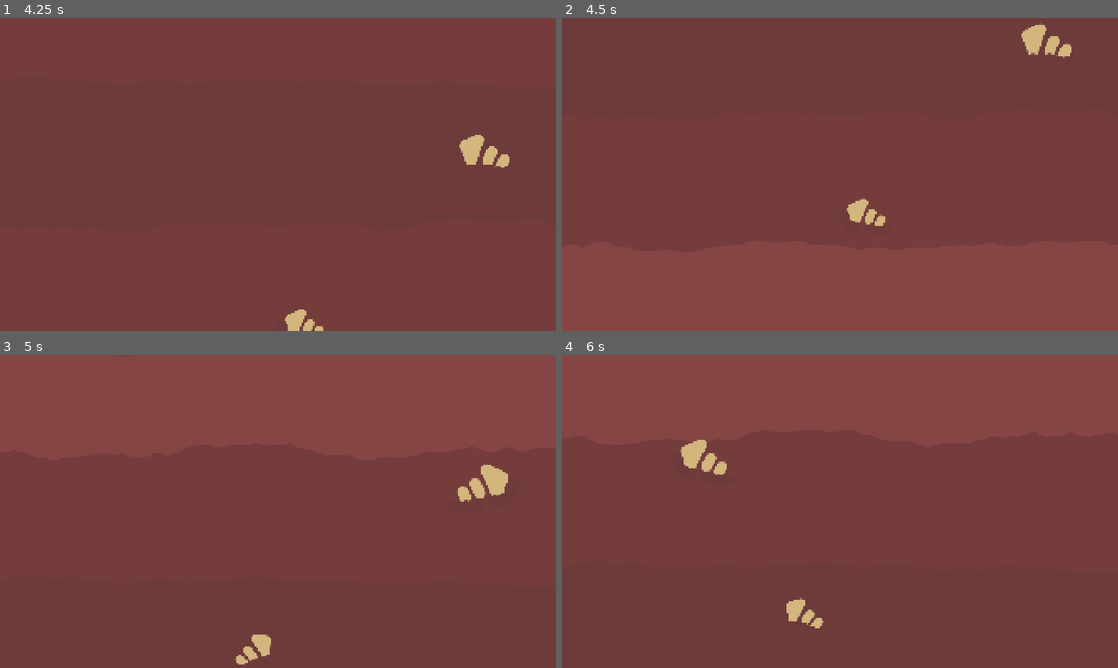
Above: before the commit, frames 1-4 (two rows, left to right).
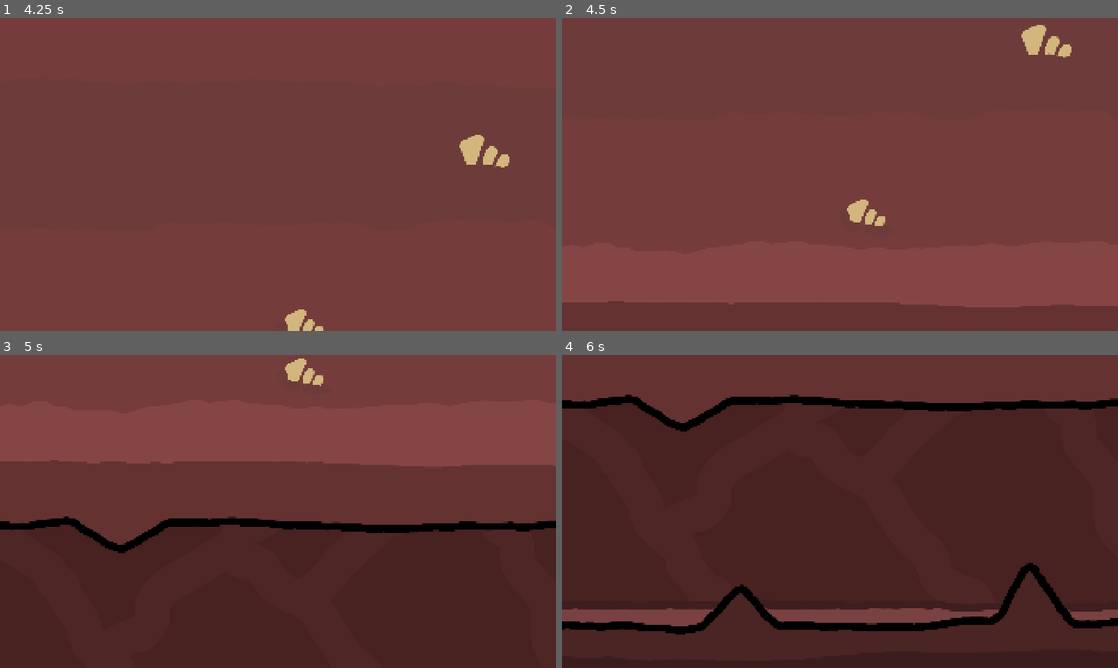
Above: after the commit, the same moments.

Repository: lotrer-yy/git
Game: Godot game, scene res://scenes/ui/main_menu.tscn
Same seed, same stepped clock (60 frames per second), same inputs: the game is played once before the commit and once after it.
Inputs (mouse positions are in pixels of both pictures, inside the frame that each line leads up to):
- Up to frame 1 (4.25 s): click (383, 196) at 0.5 s; tap Enter at 1.25 s; move the mouse to (400, 158) at 1.27 s; hold D (move_right) 1.28-2 s; tap Space at 1.35, 2.85 s; click (400, 158) at 1.42 s; tap W (flap) at 1.52, 1.82 s; drag from (166, 190) to (250, 237) at 2.02 s; move the mouse to (333, 105) at 2.77 s; hold A (move_left) 2.78-3.5 s; drag from (250, 237) to (111, 127) at 3.52 s
- Up to frame 2 (4.5 s): move the mouse to (1006, 221) at 4.27 s; hold D (move_right) from 4.28 s (still down); tap Space at 4.35 s
- Up to frame 3 (5 s): keep holding D (move_right); tap W (flap) at 4.52, 4.82 s
- Up to frame 4 (6 s): release D (move_right) at 5 s; drag from (673, 464) to (756, 433) at 5.02 s; move the mouse to (867, 511) at 5.77 s; hold D (move_right) from 5.78 s (still down); tap Space at 5.85 s; click (867, 511) at 5.92 s

Frame 1 is identical in both runs. In frame 2, 8.8% of the frame differs, in the area x 0-100%, y 1-100%; in frame 3, 47%; in frame 4, 97%, in the area x 0-100%, y 0-100%.

Commit message:
开场：下潜衔接左侧地图并平滑减速停稳

Diff:
--- /dev/null
+++ b/modules/camera/loading_arrival_motion.gd
@@ -0,0 +1,63 @@
+extends Node
+## 循环后的出口与减速：只推进地层和终点地图，不管理首页退场。
+signal arrived
+@export var strata_path: NodePath = ^"../DescentWorld"
+@export var map_path: NodePath = ^"../DescentWorld/ArrivalMap"
+@export var loop_pages_before_exit: int = 1
+@export var braking_distance: float = 1100.0
+var finished: bool = false
+var current_speed: float = 0.0
+var _travelled: float = 0.0
+var _target_distance: float
+var _map_origin: float
+var _braking: bool = false
+var _brake_elapsed: float = 0.0
+var _brake_duration: float
+var _brake_start_speed: float
+var _brake_length: float
+var _brake_travelled: float = 0.0
+@onready var strata: Node2D = get_node(strata_path)
+@onready var opening_map: Node2D = get_node(map_path)
+
+func _ready() -> void:
+	_map_origin = strata.loop_origin + maxf(loop_pages_before_exit, 1) * strata.page_height
+	# StopFrame 决定最终构图，地图左边缘始终在屏幕左侧。
+	var frame: Marker2D = opening_map.get_node("StopFrame")
+	_target_distance = _map_origin + frame.position.y - (strata.loop_origin + 540.0)
+	_place_map()
+
+func advance(pixels: float, incoming_speed: float, delta: float) -> float:
+	if finished:
+		return 0.0
+	current_speed = incoming_speed
+	if not _braking:
+		var lead := maxf(_target_distance - _travelled - braking_distance, 0.0)
+		if pixels < lead:
+			_move(pixels)
+			return current_speed
+		_move(lead)
+		_braking = true
+		_brake_start_speed = maxf(incoming_speed, 1.0)
+		_brake_length = _target_distance - _travelled
+		_brake_duration = maxf(2.0 * _brake_length / _brake_start_speed, 0.001)
+		delta *= clampf((pixels - lead) / maxf(pixels, 0.001), 0.0, 1.0)
+	_brake_elapsed = minf(_brake_elapsed + delta, _brake_duration)
+	var u := _brake_elapsed / _brake_duration
+	var distance := _brake_length * (2.0 * u - u * u)
+	_move(distance - _brake_travelled)
+	_brake_travelled = distance
+	current_speed = _brake_start_speed * (1.0 - u)
+	if u >= 1.0:
+		finished = true
+		current_speed = 0.0
+		arrived.emit()
+	return current_speed
+
+func _move(pixels: float) -> void:
+	var step := maxf(pixels, 0.0)
+	_travelled += step
+	strata.advance(step)
+	_place_map()
+
+func _place_map() -> void:
+	opening_map.position = Vector2(0, _map_origin - _travelled)
--- a/modules/camera/menu_descent_transition.gd
+++ b/modules/camera/menu_descent_transition.gd
@@ -2,9 +2,10 @@
 ## 蓄力、连续加速下潜与循环交接；只通过信号通知 UI 退场。
 signal descent_started
 signal loop_started
-enum State { IDLE, CHARGE, DESCENDING, LOOPING }
+enum State { IDLE, CHARGE, DESCENDING, LOOPING, ARRIVED }
 @export var camera_path: NodePath = ^"../DescentCamera"
 @export var strata_path: NodePath = ^"../DescentWorld"
+@export var arrival_path: NodePath = ^"../ArrivalMotion"
 @export var charge_duration: float = 0.28
 @export var acceleration_duration: float = 1.05
 @export var descent_speed: float = 930.0
@@ -16,6 +17,7 @@
 var _launch_time: float = 0.0
 @onready var camera: Camera2D = get_node(camera_path)
 @onready var strata: Node2D = get_node(strata_path)
+@onready var arrival: Node = get_node_or_null(arrival_path)
 
 func start() -> void:
 	if state != State.IDLE:
@@ -24,7 +26,7 @@
 	elapsed = 0.0
 
 func _process(delta: float) -> void:
-	if state == State.IDLE:
+	if state == State.IDLE or state == State.ARRIVED:
 		return
 	if state == State.CHARGE:
 		var used := minf(delta, charge_duration - elapsed)
@@ -42,18 +44,26 @@
 	var distance := _distance_at(_launch_time)
 	current_speed = _speed_at(_launch_time)
 	if state == State.LOOPING:
-		strata.advance(distance - previous_distance)
+		_advance_loop(distance - previous_distance, delta)
 		return
 	var y := 530.0 + distance
 	camera.zoom = Vector2.ONE * lerpf(1.035, 1.0, smoothstep(0.0, 0.65, _launch_time))
 	var handoff: float = strata.loop_origin + 540.0
 	if y >= handoff:
 		camera.position.y = handoff
-		strata.advance(y - handoff)
 		state = State.LOOPING
 		loop_started.emit()
+		_advance_loop(y - handoff, delta)
 	else:
 		camera.position.y = y
+
+func _advance_loop(pixels: float, delta: float) -> void:
+	if is_instance_valid(arrival):
+		current_speed = arrival.advance(pixels, current_speed, delta)
+		if arrival.finished:
+			state = State.ARRIVED
+	else:
+		strata.advance(pixels)
 
 func _speed_at(time: float) -> float:
 	var duration := maxf(acceleration_duration, 0.001)
--- a/project.godot
+++ b/project.godot
@@ -10,7 +10,7 @@
 
 [application]
 
-config/name="借身登天"
+config/name="借身登天 · 开场衔接测试"
 config/description="地狱、海底、森林、天空到天堂的连续附身平台跳跃原型。"
 config/version="1.0.0-prototype"
 run/main_scene="res://scenes/ui/main_menu.tscn"
--- a/scenes/ui/main_menu.tscn
+++ b/scenes/ui/main_menu.tscn
@@ -1,6 +1,7 @@
 [gd_scene format=3]
 [ext_resource type="Script" path="res://scenes/ui/main_menu.gd" id="menu"]
 [ext_resource type="Script" path="res://modules/camera/menu_descent_transition.gd" id="descent"]
+[ext_resource type="Script" path="res://modules/camera/loading_arrival_motion.gd" id="arrival"]
 [ext_resource type="Script" path="res://modules/visual/menu_exit_motion.gd" id="exit"]
 [ext_resource type="PackedScene" path="res://scenes/ui/menu_descent_loop.tscn" id="strata"]
 [ext_resource type="Script" path="res://modules/visual/elastic_pulse.gd" id="pulse"]
@@ -155,3 +156,6 @@
 script=ExtResource("exit")
 [node name="DescentTransition" type="Node" parent="."]
 script=ExtResource("descent")
+
+[node name="ArrivalMotion" type="Node" parent="."]
+script=ExtResource("arrival")
--- a/scenes/ui/menu_descent_loop.tscn
+++ b/scenes/ui/menu_descent_loop.tscn
@@ -2,6 +2,7 @@
 [ext_resource type="Script" path="res://modules/environment/looping_loading_strata.gd" id="loop"]
 [ext_resource type="Texture2D" path="res://assets/art/menu/descent/connector.png" id="connector"]
 [ext_resource type="PackedScene" path="res://scenes/ui/loading_stratum_page.tscn" id="page"]
+[ext_resource type="PackedScene" path="res://scenes/ui/opening_cinematic_map.tscn" id="opening"]
 [sub_resource type="AtlasTexture" id="ConnectorArt"]
 atlas=ExtResource("connector")
 region=Rect2(0,0,1980,3000)
@@ -20,3 +21,7 @@
 position=Vector2(0,4654.545454000)
 [node name="Page2" parent="Pages" instance=ExtResource("page")]
 position=Vector2(0,6399.999999000)
+
+[node name="ArrivalMap" parent="." instance=ExtResource("opening")]
+z_index=1
+position=Vector2(0,4654.545454)
--- /dev/null
+++ b/scenes/ui/opening_cinematic_map.tscn
@@ -0,0 +1,31 @@
+[gd_scene format=3]
+[ext_resource type="Texture2D" path="res://assets/art/menu/descent/opening_map_0.png" id="art0"]
+[ext_resource type="Texture2D" path="res://assets/art/menu/descent/opening_map_1.png" id="art1"]
+[ext_resource type="Texture2D" path="res://assets/art/menu/descent/opening_map_2.png" id="art2"]
+[node name="OpeningMap" type="Node2D"]
+[node name="Art0" type="Sprite2D" parent="."]
+texture=ExtResource("art0")
+centered=false
+position=Vector2(0.0000000000,0)
+scale=Vector2(0.9696969697,0.9696969697)
+region_enabled=true
+region_rect=Rect2(1,0,2000,1300)
+region_filter_clip_enabled=true
+[node name="Art1" type="Sprite2D" parent="."]
+texture=ExtResource("art1")
+centered=false
+position=Vector2(1939.3939393939,0)
+scale=Vector2(0.9696969697,0.9696969697)
+region_enabled=true
+region_rect=Rect2(1,0,2000,1300)
+region_filter_clip_enabled=true
+[node name="Art2" type="Sprite2D" parent="."]
+texture=ExtResource("art2")
+centered=false
+position=Vector2(3878.7878787879,0)
+scale=Vector2(0.9696969697,0.9696969697)
+region_enabled=true
+region_rect=Rect2(1,0,2000,1300)
+region_filter_clip_enabled=true
+[node name="StopFrame" type="Marker2D" parent="."]
+position=Vector2(960,630.303030)
Binary file added: assets/art/menu/descent/opening_map.png
Not shown, added: assets/art/menu/descent/opening_map.png.import
Binary file added: assets/art/menu/descent/opening_map_0.png
Not shown, added: assets/art/menu/descent/opening_map_0.png.import
Binary file added: assets/art/menu/descent/opening_map_1.png
Not shown, added: assets/art/menu/descent/opening_map_1.png.import
Binary file added: assets/art/menu/descent/opening_map_2.png
Not shown, added: assets/art/menu/descent/opening_map_2.png.import
Not shown, added: modules/camera/loading_arrival_motion.gd.uid
Not shown, changed: 首页下潜测试.md
